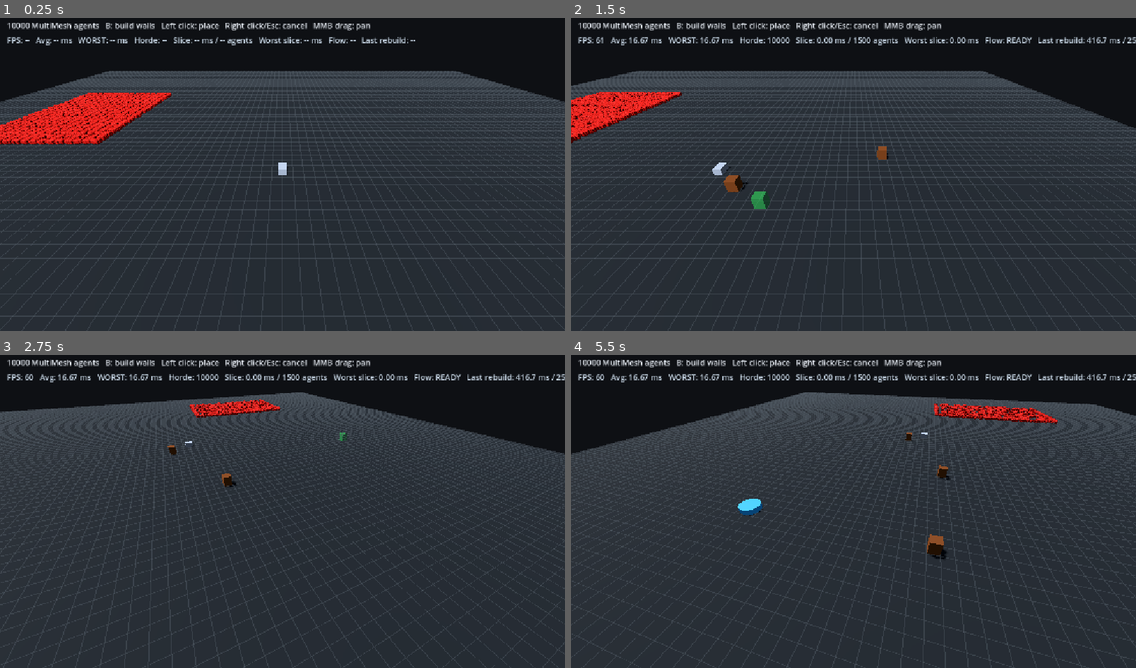
Above: before the commit, frames 1-4 (two rows, left to right).
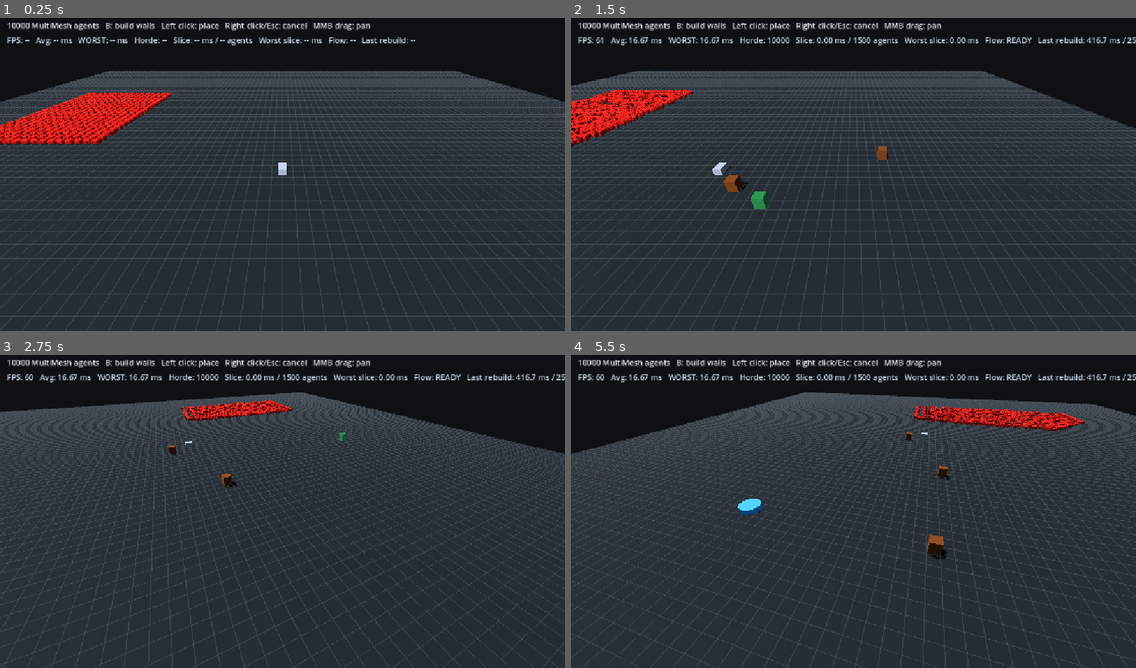
Above: after the commit, the same moments.

Repository: CaptainTiki/HordeLab
Game: Godot game, scene res://scenes/main.tscn
Two runs of this game, one before a commit and one after it. Both use one fixed random seed, a clock stepped at 60 frames per second and the inputs below.
Inputs (mouse positions are in pixels of both pictures, inside the frame that each line leads up to):
- Up to frame 1 (0.25 s): no input
- Up to frame 2 (1.5 s): tap Enter at 0.5 s; move the mouse to (977, 155) at 0.52 s; hold D 0.53-1.25 s; tap B at 0.6 s; click (977, 155) at 0.67 s; drag from (740, 187) to (825, 237) at 1.27 s
- Up to frame 3 (2.75 s): move the mouse to (339, 439) at 2.02 s; hold D from 2.03 s (still down); hold Q from 2.03 s (still down)
- Up to frame 4 (5.5 s): release D at 2.75 s; release Q at 2.75 s; drag from (825, 574) to (684, 461) at 2.77 s; move the mouse to (1023, 558) at 3.52 s; hold A 3.53-4.25 s; tap B at 3.6 s; drag from (684, 461) to (768, 430) at 4.27 s; move the mouse to (881, 508) at 5.02 s; hold S from 5.03 s (still down); hold Q from 5.03 s (still down); click (881, 508) at 5.17 s

The runs differ from the first frame. In frame 1, 1.3% of the frame differs, in the area x 0-31%, y 23-41%; in frame 2, 1.5%, in the area x 0-22%, y 22-41%; in frame 3, 0.7%; in frame 4, 1.4%.

Commit message:
Preserve real-time movement under scheduled horde updates

Diff:
--- a/scripts/horde_simulation.gd
+++ b/scripts/horde_simulation.gd
@@ -2,6 +2,7 @@
 class_name HordeSimulation
 
 const INVALID_CELL: Vector2i = Vector2i(-1, -1)
+const MAX_AGENT_STEP_SECONDS: float = 0.15
 
 @export var grid_path: NodePath
 @export var flow_field_path: NodePath
@@ -25,12 +26,16 @@
 var lane_offsets: Array[Vector2] = []
 var target_cells: Array[Vector2i] = []
 var agent_cells: Array[Vector2i] = []
+var last_update_usec: PackedInt64Array = PackedInt64Array()
 var density: PackedInt32Array = PackedInt32Array()
 var reservations: PackedInt32Array = PackedInt32Array()
 var work_accumulator: float = 0.0
 var next_agent_index: int = 0
 var agents_processed_last_frame: int = 0
 var last_simulation_ms: float = 0.0
+var effective_updates_per_second: float = 0.0
+var update_rate_accumulator: float = 0.0
+var updates_in_rate_window: int = 0
 var multimesh_instance: MultiMeshInstance3D
 var multimesh: MultiMesh
 var rng: RandomNumberGenerator = RandomNumberGenerator.new()
@@ -47,32 +52,50 @@
 	_upload_all_transforms()
 
 func _process(delta: float) -> void:
-	var tick_interval: float = 1.0 / maxf(simulation_hz, 1.0)
 	var desired_updates: float = float(agent_count) * simulation_hz * delta
 	work_accumulator += desired_updates
 
 	# Never allow an unlimited backlog to build up. If the renderer cannot keep
-	# pace with the requested simulation rate, the horde simulation slows down
-	# gracefully instead of creating a giant catch-up hitch.
+	# pace with the requested simulation rate, the scheduler intentionally lowers
+	# per-agent update frequency instead of creating a giant catch-up hitch.
 	work_accumulator = minf(work_accumulator, float(maxi(agent_count, 1)))
 
 	var requested_agents: int = floori(work_accumulator)
 	agents_processed_last_frame = mini(requested_agents, maxi(max_agents_per_frame, 1))
 	if agents_processed_last_frame <= 0:
 		last_simulation_ms = 0.0
+		_update_rate_stats(delta, 0)
 		return
 
 	work_accumulator -= float(agents_processed_last_frame)
 	reservations.fill(0)
 
-	var start_usec: int = Time.get_ticks_usec()
+	var frame_now_usec: int = Time.get_ticks_usec()
+	var start_usec: int = frame_now_usec
 	for processed: int in range(agents_processed_last_frame):
 		var agent_index: int = next_agent_index
 		next_agent_index += 1
 		if next_agent_index >= positions.size():
 			next_agent_index = 0
-		_simulate_agent(agent_index, tick_interval)
+		var previous_usec: int = last_update_usec[agent_index]
+		var elapsed_seconds: float = float(frame_now_usec - previous_usec) / 1_000_000.0
+		elapsed_seconds = clampf(elapsed_seconds, 0.0, MAX_AGENT_STEP_SECONDS)
+		last_update_usec[agent_index] = frame_now_usec
+		_simulate_agent(agent_index, elapsed_seconds)
 	last_simulation_ms = float(Time.get_ticks_usec() - start_usec) / 1000.0
+	_update_rate_stats(delta, agents_processed_last_frame)
+
+func _update_rate_stats(delta: float, updates: int) -> void:
+	update_rate_accumulator += delta
+	updates_in_rate_window += updates
+	if update_rate_accumulator < 0.5:
+		return
+	if agent_count > 0 and update_rate_accumulator > 0.0:
+		effective_updates_per_second = float(updates_in_rate_window) / float(agent_count) / update_rate_accumulator
+	else:
+		effective_updates_per_second = 0.0
+	update_rate_accumulator = 0.0
+	updates_in_rate_window = 0
 
 func _simulate_agent(index: int, step_delta: float) -> void:
 	var position: Vector3 = positions[index]
@@ -196,7 +219,9 @@
 	lane_offsets.resize(maxi(agent_count, 0))
 	target_cells.resize(maxi(agent_count, 0))
 	agent_cells.resize(maxi(agent_count, 0))
+	last_update_usec.resize(maxi(agent_count, 0))
 	var lane_extent: float = grid.cell_size * lane_offset_fraction
+	var initial_update_usec: int = Time.get_ticks_usec()
 
 	for index: int in range(positions.size()):
 		var offset_x: float = rng.randf_range(-spawn_extents.x, spawn_extents.x)
@@ -209,6 +234,7 @@
 		positions[index] = position
 		agent_cells[index] = cell
 		target_cells[index] = INVALID_CELL
+		last_update_usec[index] = initial_update_usec
 		lane_offsets[index] = Vector2(
 			rng.randf_range(-lane_extent, lane_extent),
 			rng.randf_range(-lane_extent, lane_extent)
